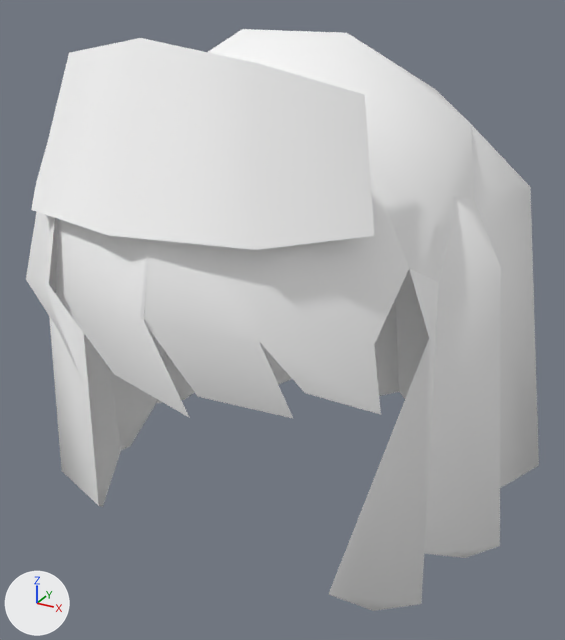
A saved change to the glTF model public/3d/item/model__item__manequin_hd.ofs_57/code_head70.gltf.
Rendered twice from a 50 mm camera at (0.647, -1.159, 2.38) aimed at (0.009, 0.001, 1.8). Every picture has the same lights, and +X, +Y and +Z are marked at lower left. The older version comes first.

Objects in the first picture: 'code_head70.001'.
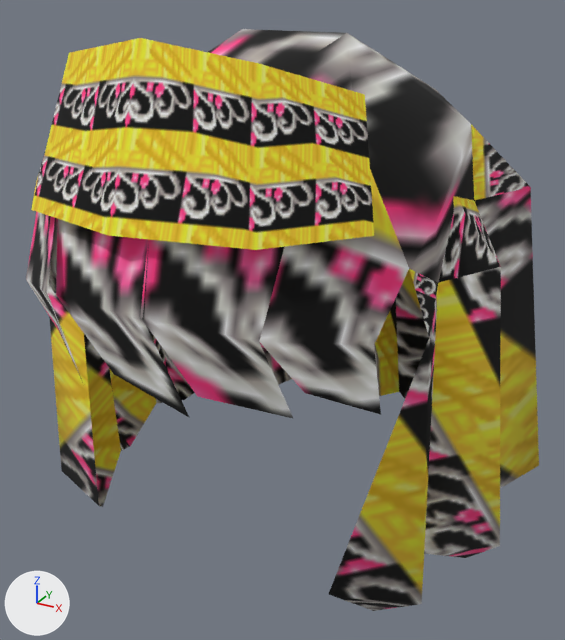
Where the change shows, as pixel boxes [x1, y1, x2, y2] in the pictures (565 x 640 px):
'code_head70.001', surface changed (darker)
    both: [26, 29, 539, 611]

Diff of the bpy script that builds the scene:
```diff
--- a/public/3d/item/model__item__manequin_hd.ofs_57/code_head70.gltf.py
+++ b/public/3d/item/model__item__manequin_hd.ofs_57/code_head70.gltf.py
@@ img_zc08_hat @@
+img_zc08_hat = load_image('zc08_hat', '_unpacked/zc08_hat', 32, 32, 'sRGB')
@@ mat_zc08_hat70 @@
 mat_zc08_hat70 = principled_material('zc08_hat70')
-mat_zc08_hat70.base_color = (1.0, 1.0, 1.0)  # white #ffffff
+mat_zc08_hat70.texture = img_zc08_hat
 mat_zc08_hat70.roughness = 1.0
```
